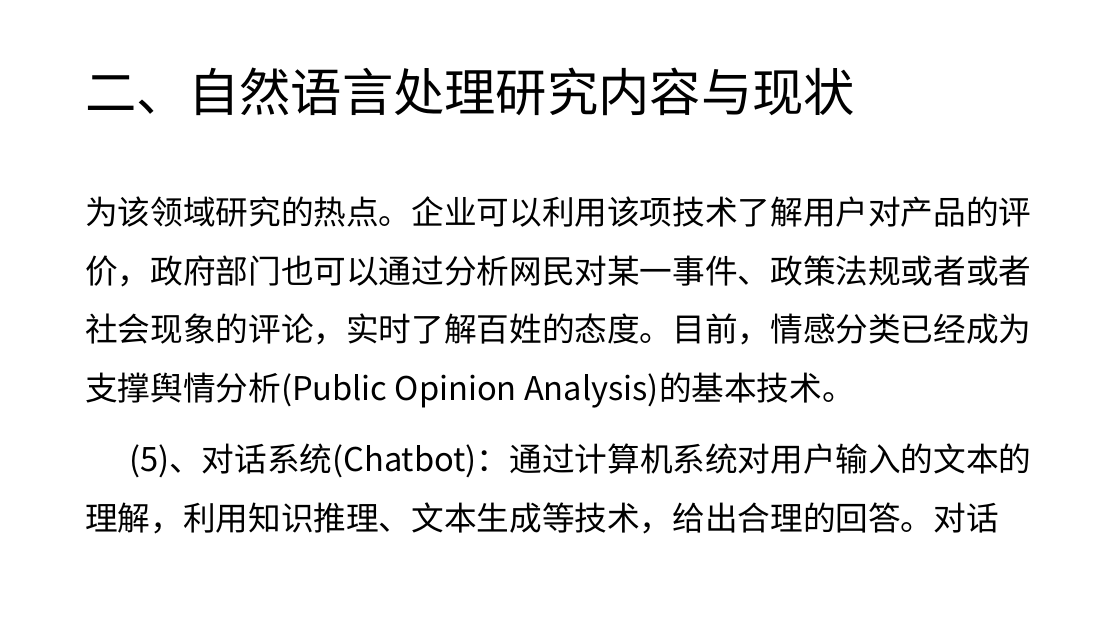
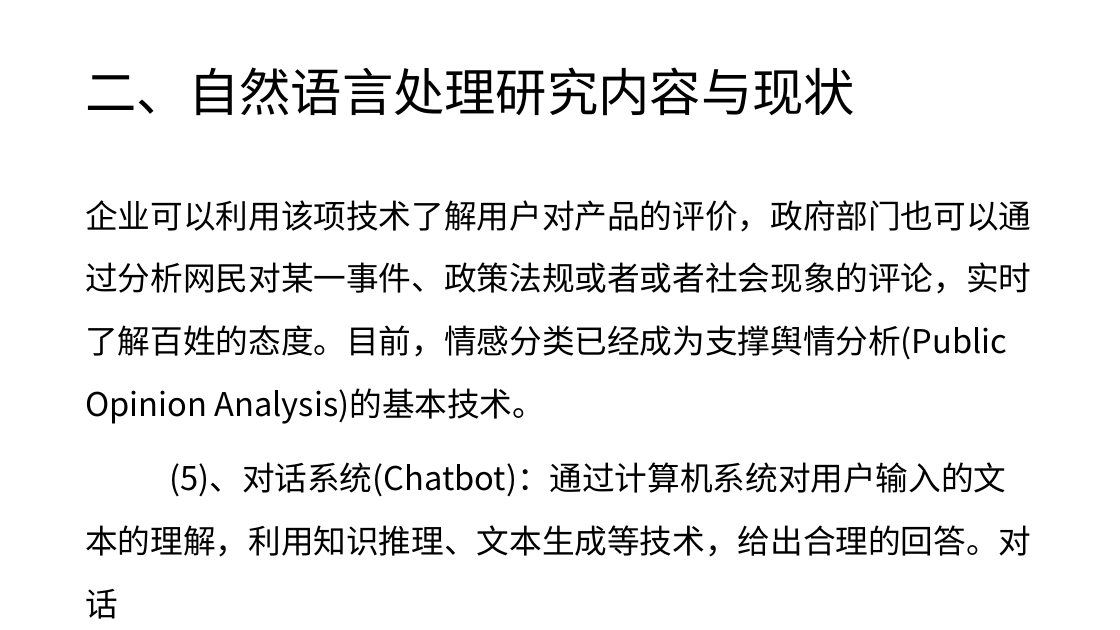
Before and after one commit to charlesXu86/Chatbot_CN, a slide deck: slide 13 of Chatbot_Doc/课程/自然语言处理-1.pptx (slide 11 before the commit). Drawn at 1120x630 pixels with LibreOffice and Linux fonts; fonts in the diff are those of the drawing. Boxes give left, top, right and bottom in pixels: in the first picture for what was removed or moved away, otherwise in the second. Text is boxed around its words. In the diff, an @@ line names an element or a change of style, - is before the commit and + after.

Commit message:
ppt-1

```diff
--- a/Chatbot_Doc/课程/自然语言处理-1.pptx
+++ b/Chatbot_Doc/课程/自然语言处理-1.pptx
@@ text at <box>85,200,1031,424</box>: text changed @@
-为该领域研究的热点。企业可以利用该项技术了解用户对产品的评价，政府部门也可以通过分析网民对某一事件、政策法规或者或者社会现象的评论，实时了解百姓的态度。目前，情感分类已经成为支撑舆情分析(Public Opinion Analysis)的基本技术。
+企业可以利用该项技术了解用户对产品的评价，政府部门也可以通过分析网民对某一事件、政策法规或者或者社会现象的评论，实时了解百姓的态度。目前，情感分类已经成为支撑舆情分析(Public Opinion Analysis)的基本技术。
@@ text at <box>85,462,1031,557</box>: line spacing 1.5 to 1.6 @@
```
Also in this commit, not shown: 7 other slides changed, 8 slides added, 1 slide removed.
